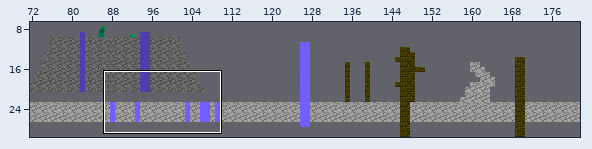
Two states of a Tiled map, assets/map/worldMap.tmx. The first picture is a wide view before the edit; the outline marks the close-up.
Close-up. Earlier state:
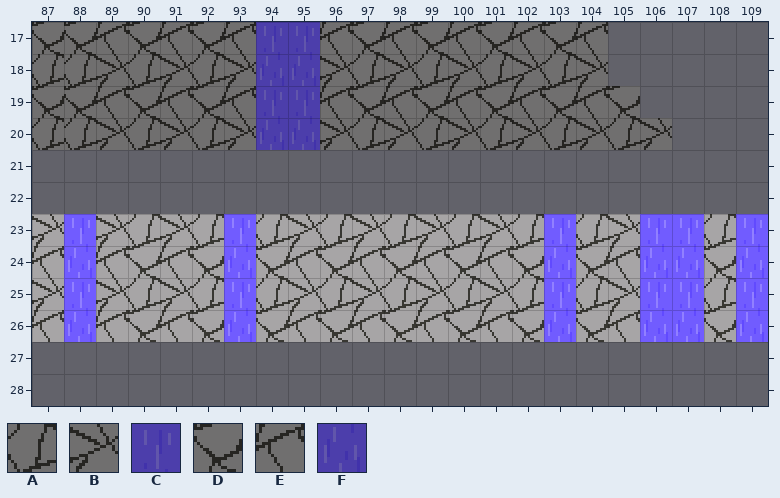
Cells are 16x16 px. Shown: x 87..109, y 17..28. The commit also changed other parts of the map, which this record leaves out.
Key: from "resources": A 0, B 1, C 5, D 16, E 17, F 21.
_ is an empty cell.
Layers that did not change in this view are not listed.
Layer "background-p1" before, first column x 87:
17 DDEDEDECCEDEDEDEDE_____
18 AABABABFFBABABABAB_____
19 DDEDEDECCEDEDEDEDED____
20 AABABABFFBABABABABAB___
21 _______________________
22 _______________________
23 _______________________
24 _______________________
25 _______________________
26 _______________________
27 _______________________
28 _______________________
Layer "foreground" before, first column x 87:
17 _______________________
18 _______________________
19 _______________________
20 _______________________
21 _______________________
22 _______________________
23 BCBABACABABABABACABCCAC
24 EFEDEDFDEDEDEDEDFDEFFDF
25 BCBABACABABABABACABCCAC
26 EFEDEDFDEDEDEDEDFDEFFDF
27 _______________________
28 _______________________
And afterwards:
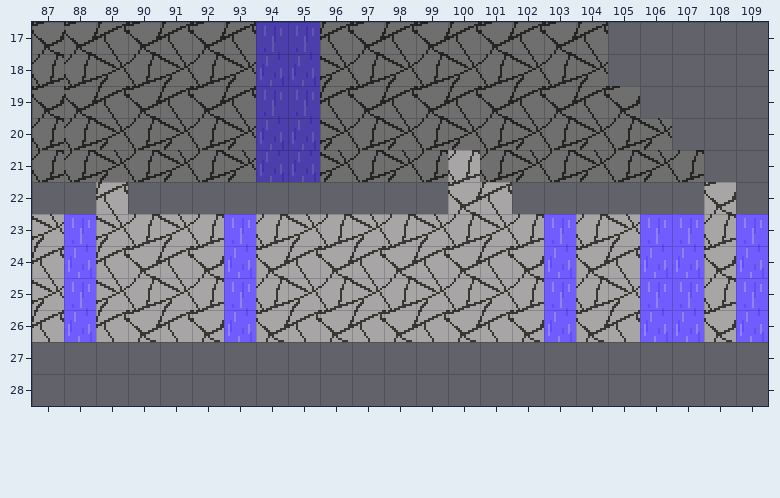
See-through tiles are keyed as they look on the map.
From old to new:
Layer "background-p1":
y 21: x 87..99 _____________ -> AABABABFFBABA; x 101..107 _______ -> ABABABA
Layer "foreground":
y 21: x 100 _ -> A
y 22: x 89 _ -> E; x 100..101 __ -> DE; x 108 _ -> D
